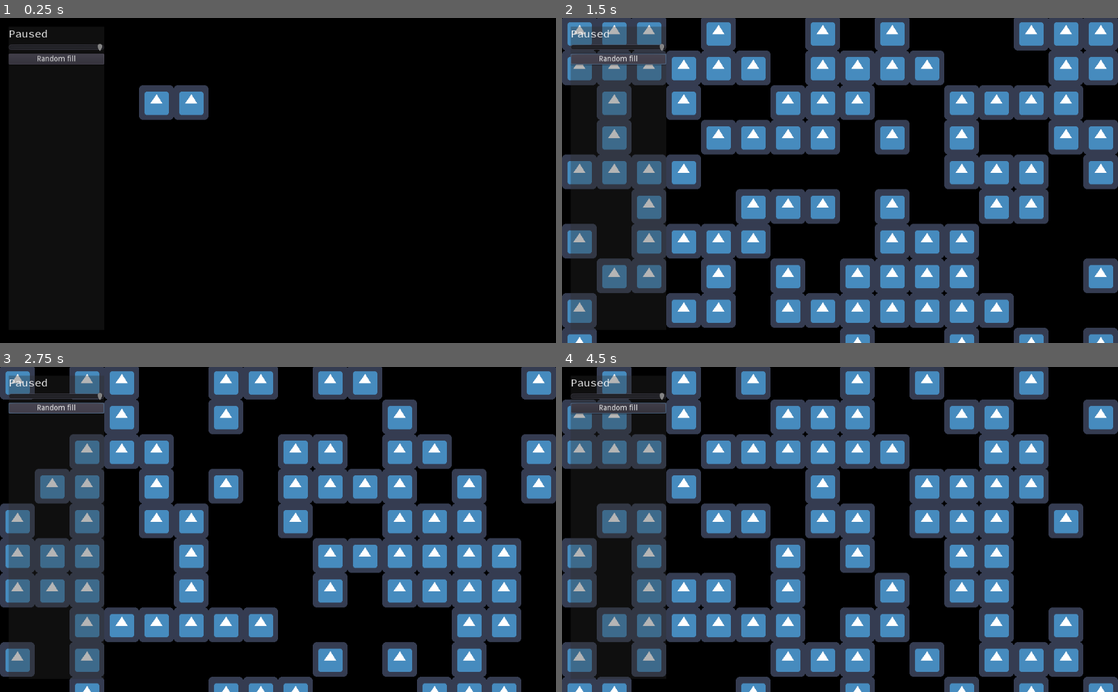
Above: before the commit, frames 1-4 (two rows, left to right).
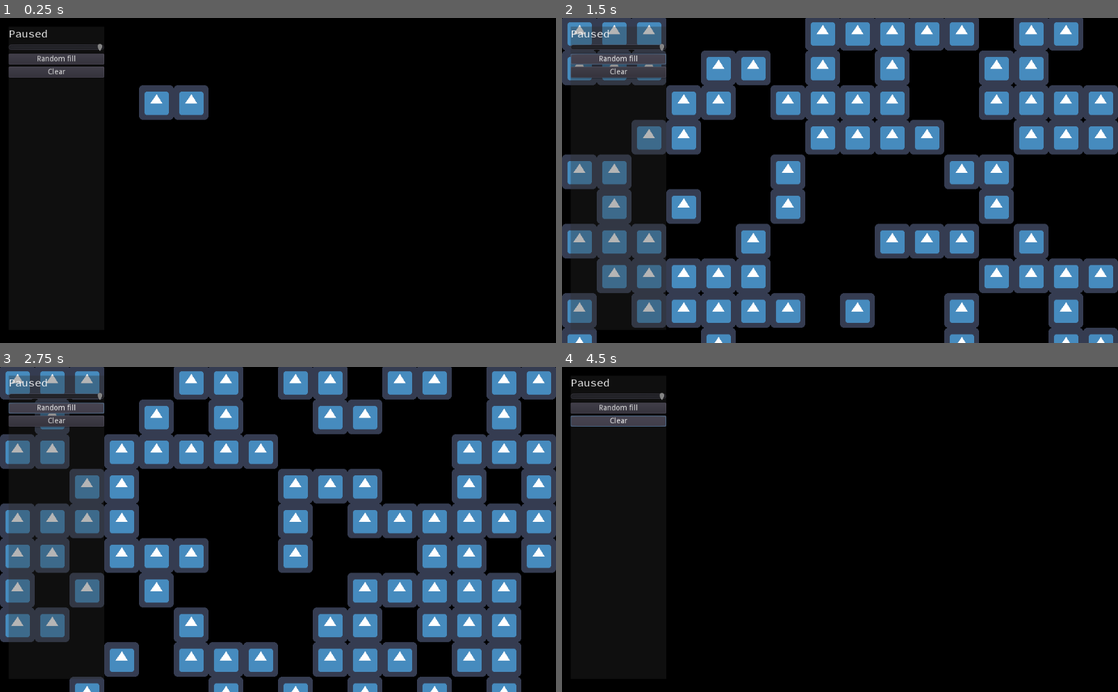
Above: after the commit, the same moments.

Repository: shunlog/game_of_life
Game: Godot game, scene res://Node2D.tscn
The game is run twice, just before and just after one commit, with the same random seed, the same clock (stepped at 60 frames per second) and the same inputs. The engine's default icon, where the game draws it, is replaced by a stand-in: a white triangle on a blue panel in a dark square.
Inputs (mouse positions are in pixels of both pictures, inside the frame that each line leads up to):
- Up to frame 1 (0.25 s): no input
- Up to frame 2 (1.5 s): click (617, 73) at 0.5 s, where only the run after the commit has a clickable "Clear"; click "Random fill" at 1.25 s
- Up to frame 3 (2.75 s): click "Random fill" at 2 s
- Up to frame 4 (4.5 s): click (617, 422) at 2.75 s, where only the run after the commit has a clickable "Clear"; click "Random fill" at 3.5 s; click (617, 422) at 4.25 s, where only the run after the commit has a clickable "Clear"

The runs differ from the first frame. In frame 1, 0.6% of the frame differs, in the area x 1-19%, y 14-19%; in frame 2, 41%; in frame 3, 48%; in frame 4, 51%, in the area x 0-100%, y 0-100%.

Commit message:
fit arena

Diff:
--- a/Automaton.gd
+++ b/Automaton.gd
@@ -1,7 +1,7 @@
 class_name Automaton extends Node
 
-var GRID_W = 50
-var GRID_H = 50
+var GRID_W = 100
+var GRID_H = 100
 
 # m is a 2d array of booleans, storing the state for each cell
 # nc is a 2d array of int, storing the neighbors count for each cell
@@ -12,6 +12,7 @@
 var m = []
 var nc = []
 var nc2 = []
+var tmp = []
 
 func _ready():
 	for x in range(GRID_W):
@@ -20,6 +21,7 @@
 		for _y in range(GRID_H):
 			m[x].append(false)
 			nc[x].append(0)
+	nc2 = nc.duplicate(true)
 
 func step():
 	nc2 = nc.duplicate(true)
@@ -40,17 +42,18 @@
 	set_cell(p, !m[p.x][p.y])
 
 func set_cell(p: Vector2, val: bool):
-	if _outside(p) or val == m[p.x][p.y]:
+	if val == m[p.x][p.y] or _outside(p):
 		return
-	for dx in [-1, 0, 1]:
-		for dy in [-1, 0, 1]:
-			if dx == 0 and dy == 0:
-				continue
-			var nx = p.x + dx
-			var ny = p.y + dy
-			if _outside(Vector2(nx, ny)):
-				continue
-			nc[nx][ny] += 1 if val else -1
+	for dp in [[-1, -1], [-1, 0], [-1, 1],
+			 [0, -1], [0, 1],
+			 [1, -1], [1, 0], [1, 1]]:
+		var dx = dp[0]
+		var dy = dp[1]
+		var nx = p.x + dx
+		var ny = p.y + dy
+		if _outside(Vector2(nx, ny)):
+			continue
+		nc[nx][ny] += 1 if val else -1
 	m[p.x][p.y] = val
 
 func set_tilemap(t: TileMap):
@@ -62,3 +65,10 @@
 	for x in range(GRID_W):
 		for y in range(GRID_H):
 			set_cell(Vector2(x, y), randi() % 2 == 0)
+
+func clear():
+	for x in range(GRID_W):
+		m[x].resize(GRID_H)
+		m[x].fill(false)
+		nc[x].resize(GRID_H)
+		nc[x].fill(0)
--- a/Node2D.tscn
+++ b/Node2D.tscn
@@ -61,7 +61,7 @@
 
 [node name="VBoxContainer" type="VBoxContainer" parent="CanvasLayer/Panel/ScrollContainer"]
 margin_right = 176.0
-margin_bottom = 70.0
+margin_bottom = 94.0
 size_flags_horizontal = 3
 
 [node name="LabelPaused" type="Label" parent="CanvasLayer/Panel/ScrollContainer/VBoxContainer"]
@@ -86,6 +86,12 @@
 margin_bottom = 70.0
 text = "Random fill"
 
+[node name="ButtonClear" type="Button" parent="CanvasLayer/Panel/ScrollContainer/VBoxContainer"]
+margin_top = 74.0
+margin_right = 176.0
+margin_bottom = 94.0
+text = "Clear"
+
 [node name="TileMap" type="TileMap" parent="."]
 tile_set = SubResource( 1 )
 format = 1
@@ -99,3 +105,4 @@
 [connection signal="pause_state_changed" from="." to="CanvasLayer/Panel/ScrollContainer/VBoxContainer/LabelPaused" method="_on_Root_pause_state_changed"]
 [connection signal="value_changed" from="CanvasLayer/Panel/ScrollContainer/VBoxContainer/HSlider" to="." method="_on_HSlider_value_changed"]
 [connection signal="button_down" from="CanvasLayer/Panel/ScrollContainer/VBoxContainer/ButtonRandom" to="." method="_on_Random_button_down"]
+[connection signal="button_down" from="CanvasLayer/Panel/ScrollContainer/VBoxContainer/ButtonClear" to="." method="_on_ButtonClear_button_down"]
--- a/Root.gd
+++ b/Root.gd
@@ -11,6 +11,11 @@
 
 func _ready():
 	add_child(g)
+	$Control/ColorRect.margin_right = (g.GRID_W + 1) * $TileMap.cell_size.x
+	$Control/ColorRect.margin_bottom = (g.GRID_H + 1) * $TileMap.cell_size.y
+	$Control/ColorRect2.margin_right = (g.GRID_W) * $TileMap.cell_size.x
+	$Control/ColorRect2.margin_bottom = (g.GRID_H) * $TileMap.cell_size.y
+
 
 func _unhandled_input(event):
 	if event is InputEventMouseButton:
@@ -50,3 +55,7 @@
 func _on_Random_button_down():
 	g.fill_random()
 	g.set_tilemap($TileMap)
+
+func _on_ButtonClear_button_down():
+	g.clear()
+	g.set_tilemap($TileMap)
Not shown, added: export_presets.cfg
Not shown, changed: .gitignore
